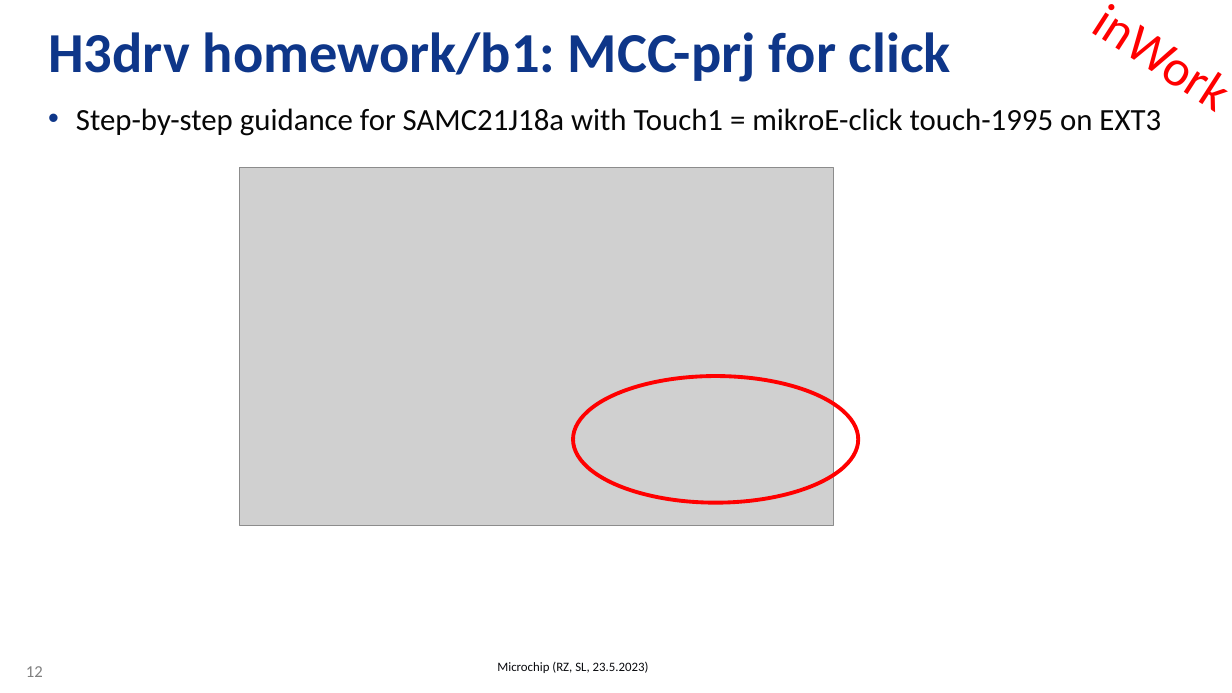
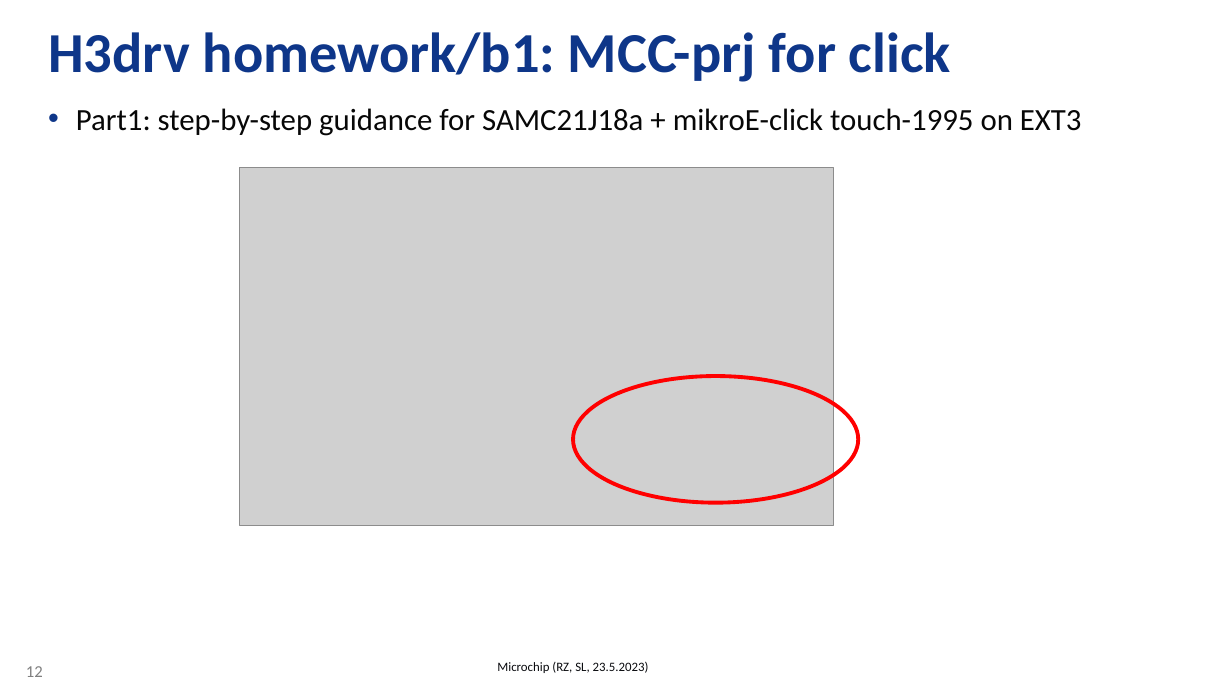
Before and after one commit to stefanluethin-microchip/h3_touch_samc21, a slide deck: slide 12 of H3drvHome_RZ-SL_C21_touch.pptx. Drawn at 1232x693 pixels with LibreOffice and Linux fonts; fonts in the diff are those of the drawing; grey boxes stand for pictures; background and template pictures are left out. Boxes give left, top, right and bottom in pixels: in the first picture for what was removed or moved away, otherwise in the second. Text is boxed around its words. In the diff, an @@ line names an element or a change of style, - is before the commit and + after.

```diff
--- a/H3drvHome_RZ-SL_C21_touch.pptx
+++ b/H3drvHome_RZ-SL_C21_touch.pptx
@@ text removed at <box>1063,0,1232,138</box> @@
-inWork
@@ text at <box>76,108,1082,136</box>: text changed @@
-• Step-by-step guidance for SAMC21J18a with Touch1 = mikroE-click touch-1995 on EXT3
+• Part1: step-by-step guidance for SAMC21J18a + mikroE-click touch-1995 on EXT3
```
Also in this commit, not shown: 15 other slides changed, 3 slides added, 2 slides removed.
